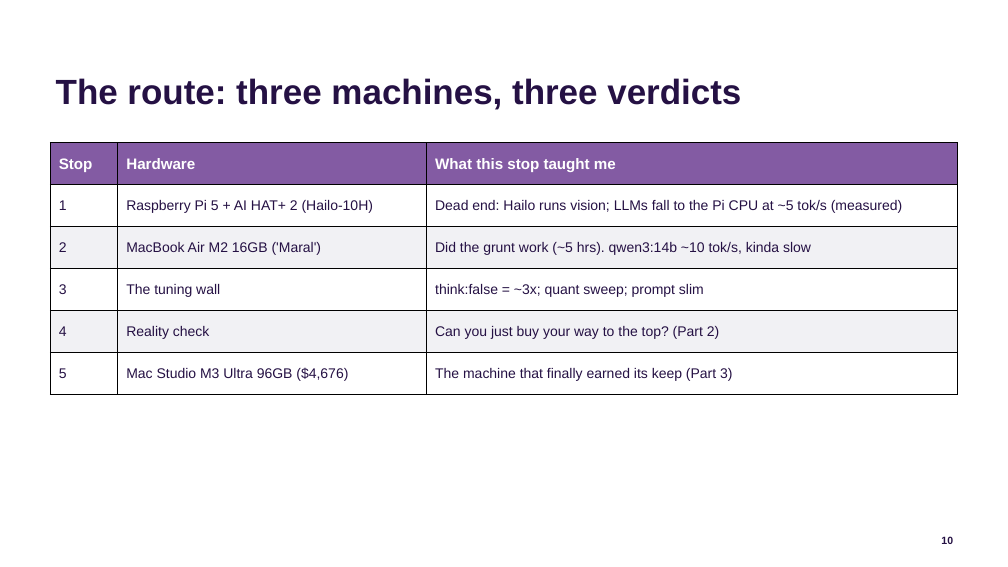
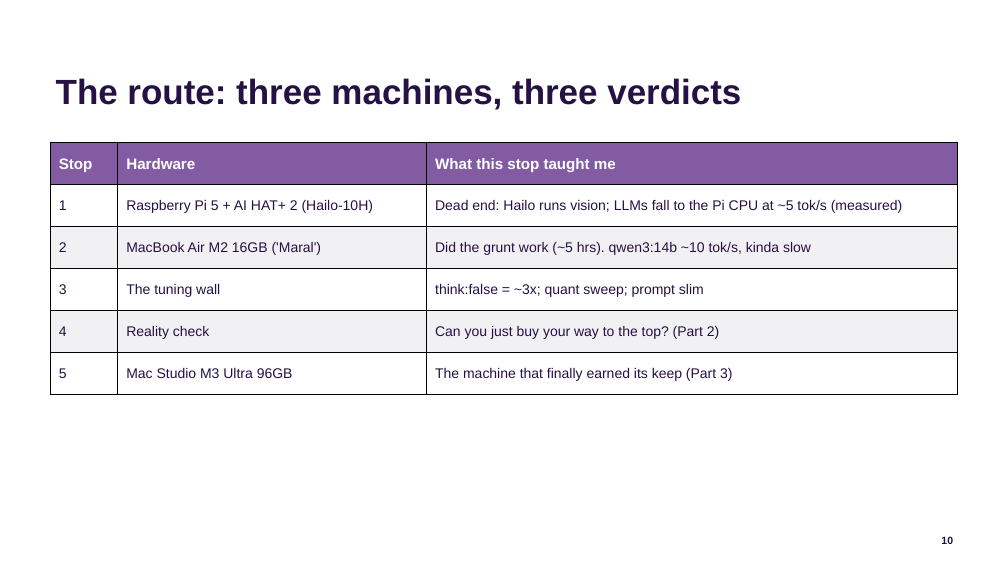
Before and after one commit to jconnolly/local-llm-pi5, a slide deck: slide 10 of local-llm-datasociety.pptx. Drawn at 1008x567 pixels with LibreOffice and Linux fonts; fonts in the diff are those of the drawing; background and template pictures are left out. Boxes give left, top, right and bottom in pixels: in the first picture for what was removed or moved away, otherwise in the second. Text is boxed around its words. In the diff, an @@ line names an element or a change of style, - is before the commit and + after.

```diff
--- a/local-llm-datasociety.pptx
+++ b/local-llm-datasociety.pptx
@@ table at [50,143,958,395] @@
-row 6, column 2: Mac Studio M3 Ultra 96GB ($4,676)
+row 6, column 2: Mac Studio M3 Ultra 96GB
```
Also in this commit, not shown: 6 other slides changed, 3 other files.
